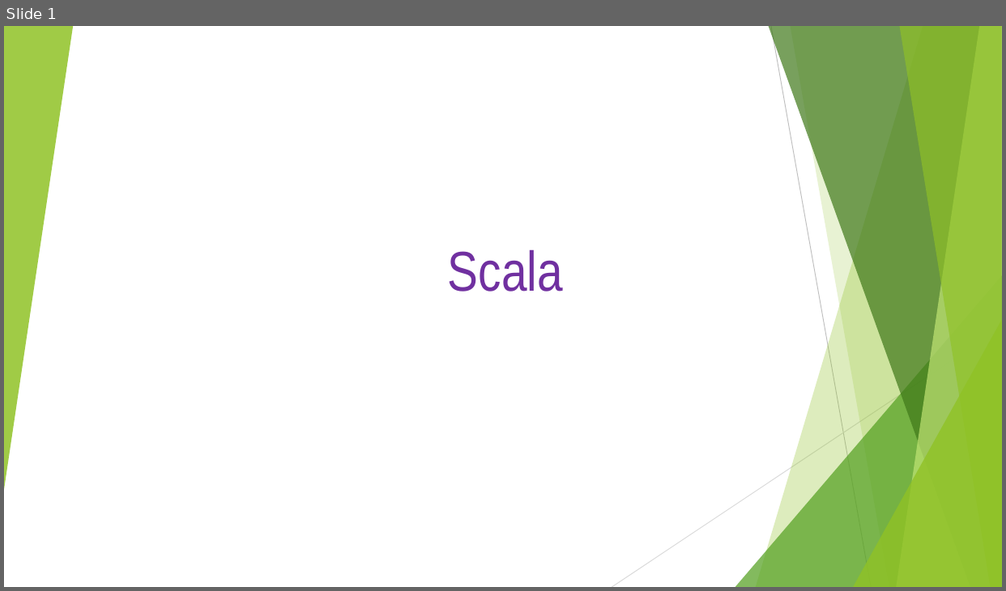
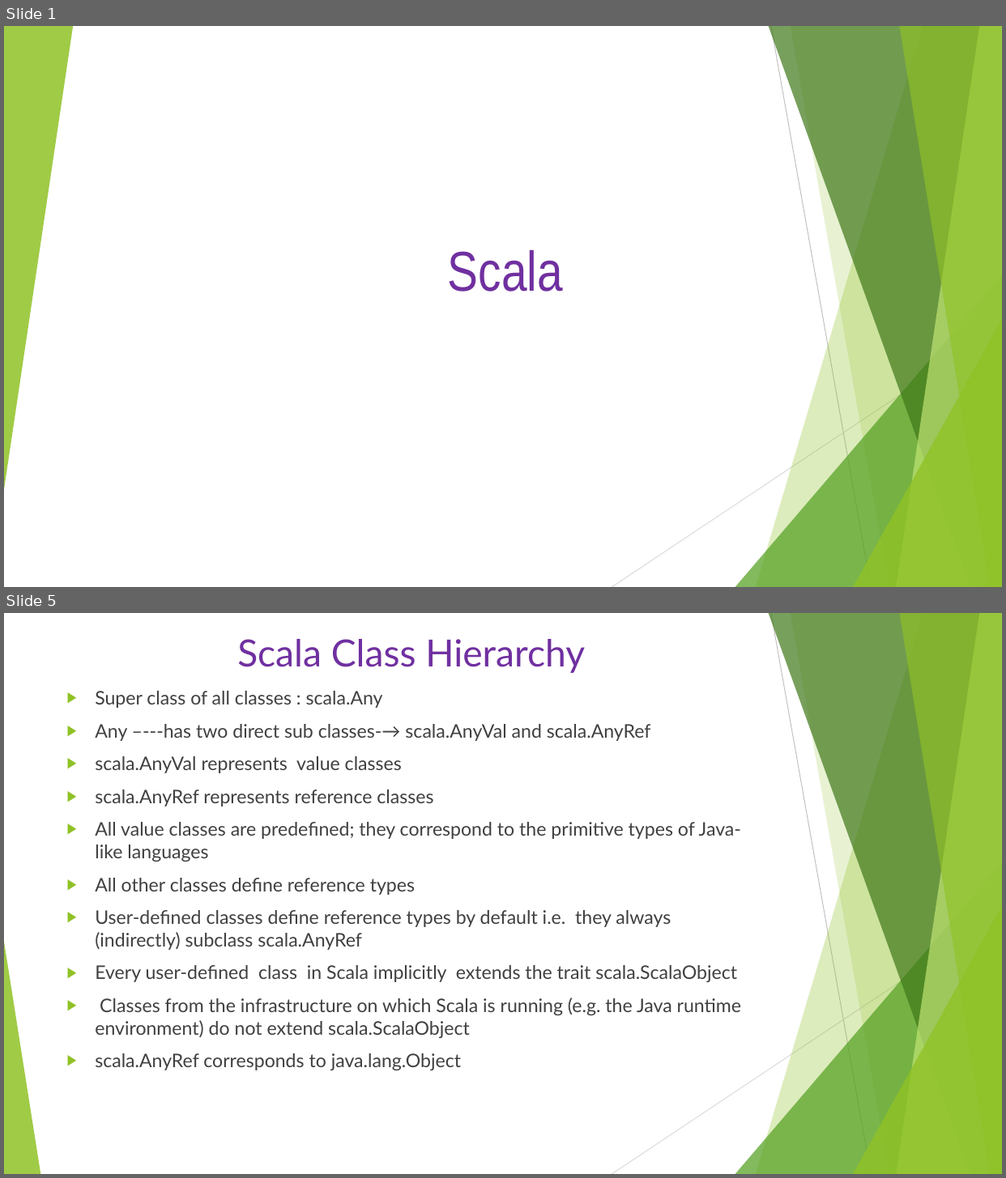
Before and after one commit to Anveshan3175/ScalaTrainingPrep, a slide deck: ScalaRepositary/ScalaTrainingPrep/Scala.pptx. Shown one above the other, each under a label of ours: slide 1 before the commit, slides 1 and 5 after it; the slides between them are not shown. The pictures are 1006x591 and 1006x1178 pixels, drawn with LibreOffice and Linux fonts; fonts in the diff are those of the drawing. Boxes give left, top, right and bottom in pixels: in the first picture for what was removed or moved away, otherwise in the second. Text is boxed around its words. In the diff, an @@ line names an element or a change of style, - is before the commit and + after.

```diff
--- a/ScalaRepositary/ScalaTrainingPrep/Scala.pptx
+++ b/ScalaRepositary/ScalaTrainingPrep/Scala.pptx
@@ slide 5 added at bbox=[4, 613, 1002, 1174], background #FFFFFF; not listed: 9 template elements that a slide beside it also shows @@
@@ title added at bbox=[237, 639, 585, 673], 36 pt, text #7030A0 @@
+Scala Class Hierarchy
@@ text added at bbox=[95, 691, 741, 1071], 18 pt, text #404040 @@
+▶ Super class of all classes : scala.Any
+▶ Any –---has two direct sub classes-→ scala.AnyVal and scala.AnyRef
+▶ scala.AnyVal represents value classes
+▶ scala.AnyRef represents reference classes
+▶ All value classes are predefined; they correspond to the primitive types of Java-like languages
+▶ All other classes define reference types
+▶ User-defined classes define reference types by default i.e. they always (indirectly) subclass scala.AnyRef
+▶ Every user-defined class in Scala implicitly extends the trait scala.ScalaObject
+▶ Classes from the infrastructure on which Scala is running (e.g. the Java runtime environment) do not extend scala.ScalaObject
+▶ scala.AnyRef corresponds to java.lang.Object
@@ triangle added at bbox=[4, 942, 40, 1174], fill #90C226 at 85% opacity @@
```
Also in this commit, not shown: 2 slides changed, 1 other slide added, 1 slide removed.
